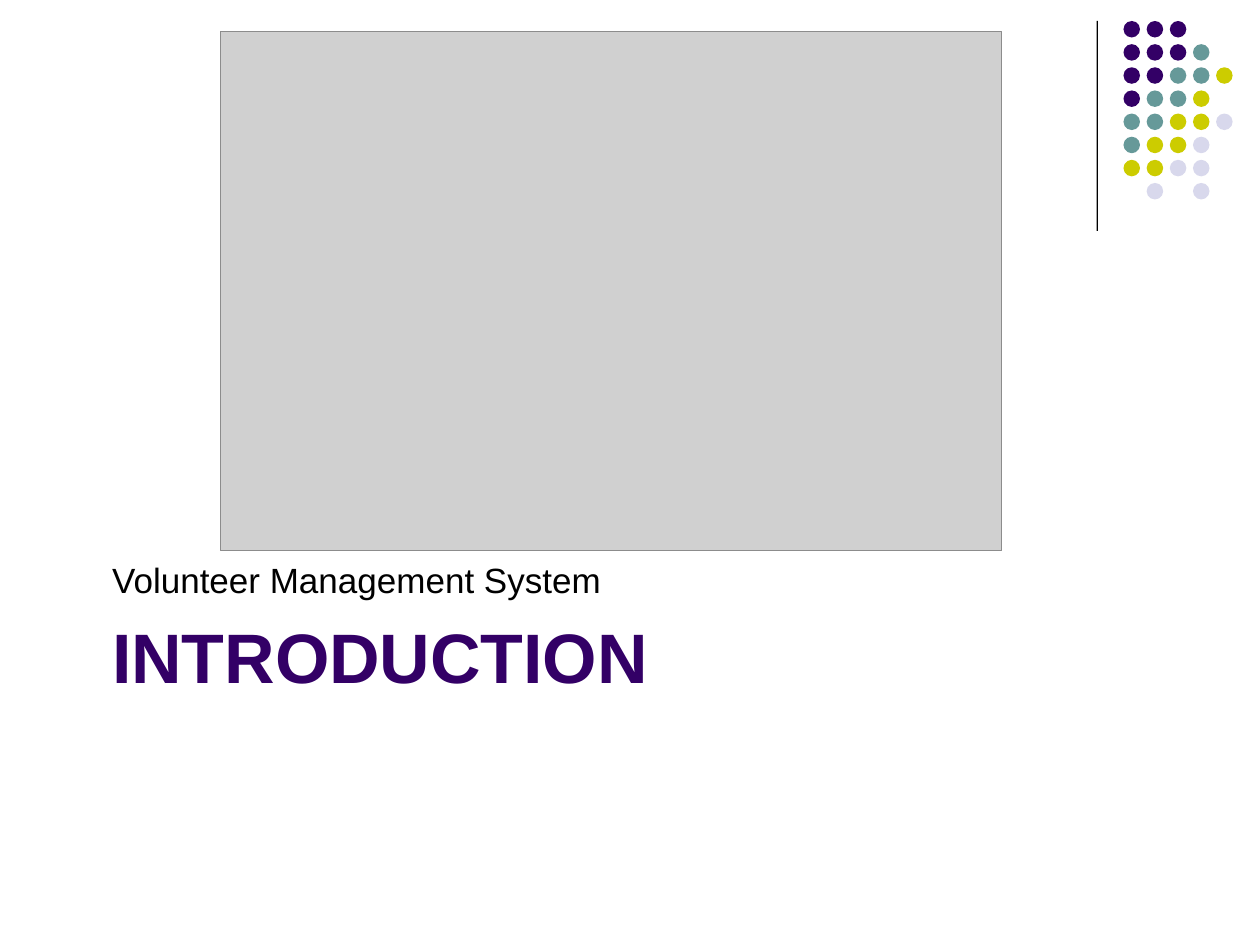
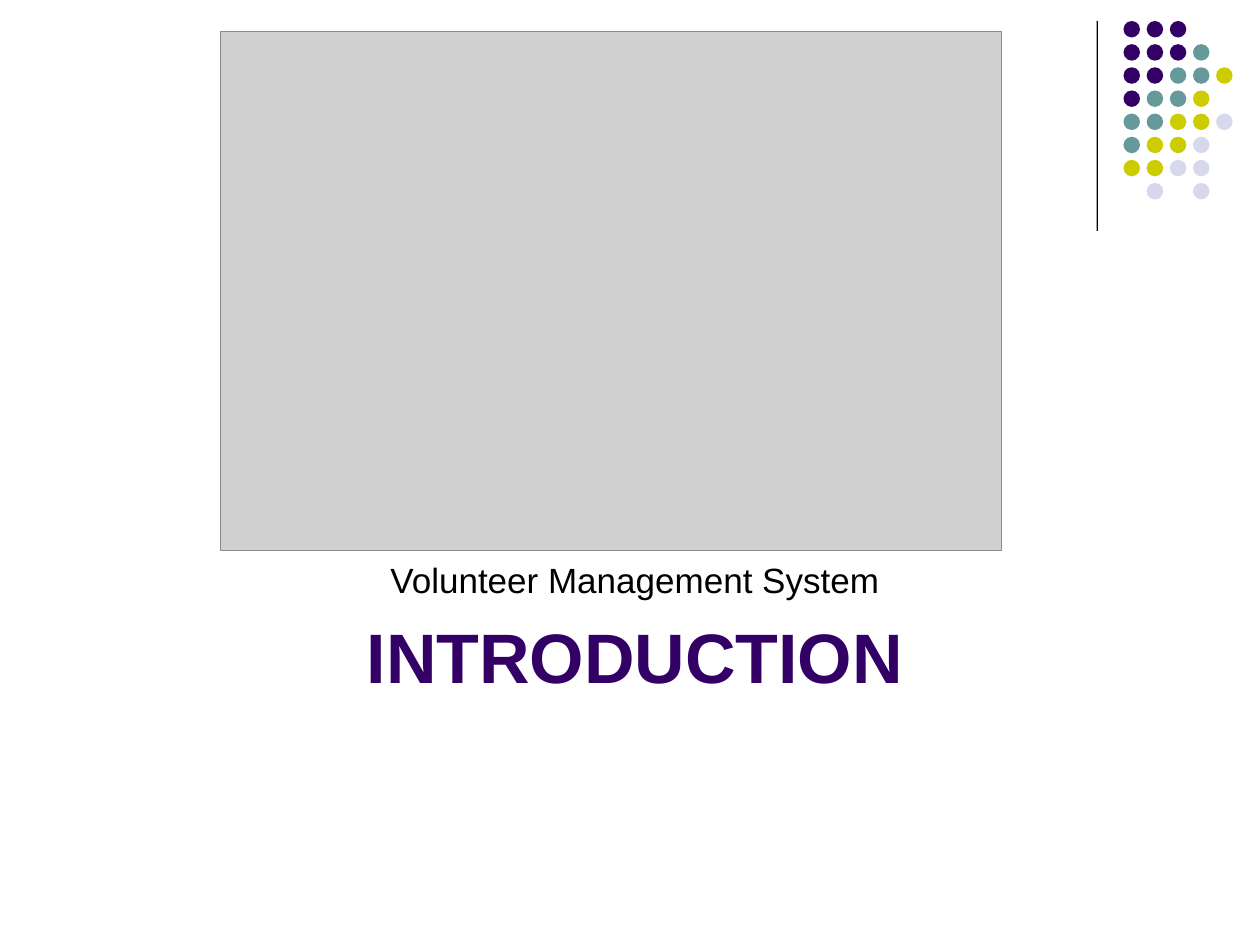
Before and after one commit to imireasa/mtech-se18-t08s, a slide deck: slide 3 of docs/W-9 Working Document/W-9.3 Presentation Slides/Phase 2/vms_presentation_2_v0.1.pptx. Drawn at 1260x945 pixels with LibreOffice and Linux fonts; fonts in the diff are those of the drawing; grey boxes stand for pictures. Boxes give left, top, right and bottom in pixels: in the first picture for what was removed or moved away, otherwise in the second. Text is boxed around its words. In the diff, an @@ line names an element or a change of style, - is before the commit and + after.

```diff
--- a/docs/W-9 Working Document/W-9.3 Presentation Slides/Phase 2/vms_presentation_2_v0.1.pptx
+++ b/docs/W-9 Working Document/W-9.3 Presentation Slides/Phase 2/vms_presentation_2_v0.1.pptx
@@ text "Volunteer Management System" at box(390, 567, 879, 600): alignment left to centre @@
@@ title "INTRODUCTION" at box(367, 634, 903, 684): alignment left to centre @@
```
Also in this commit, not shown: 7 other slides changed.
